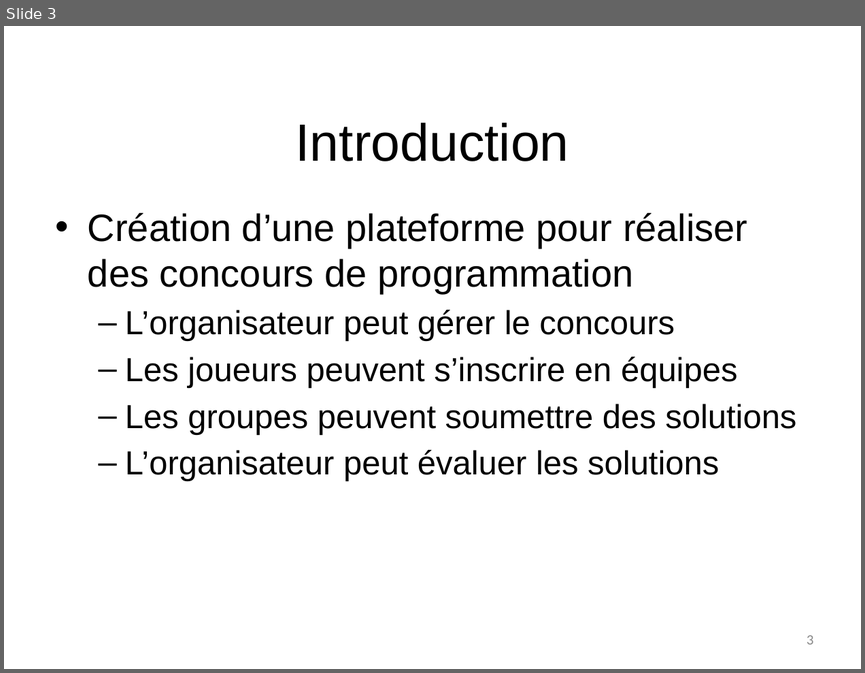
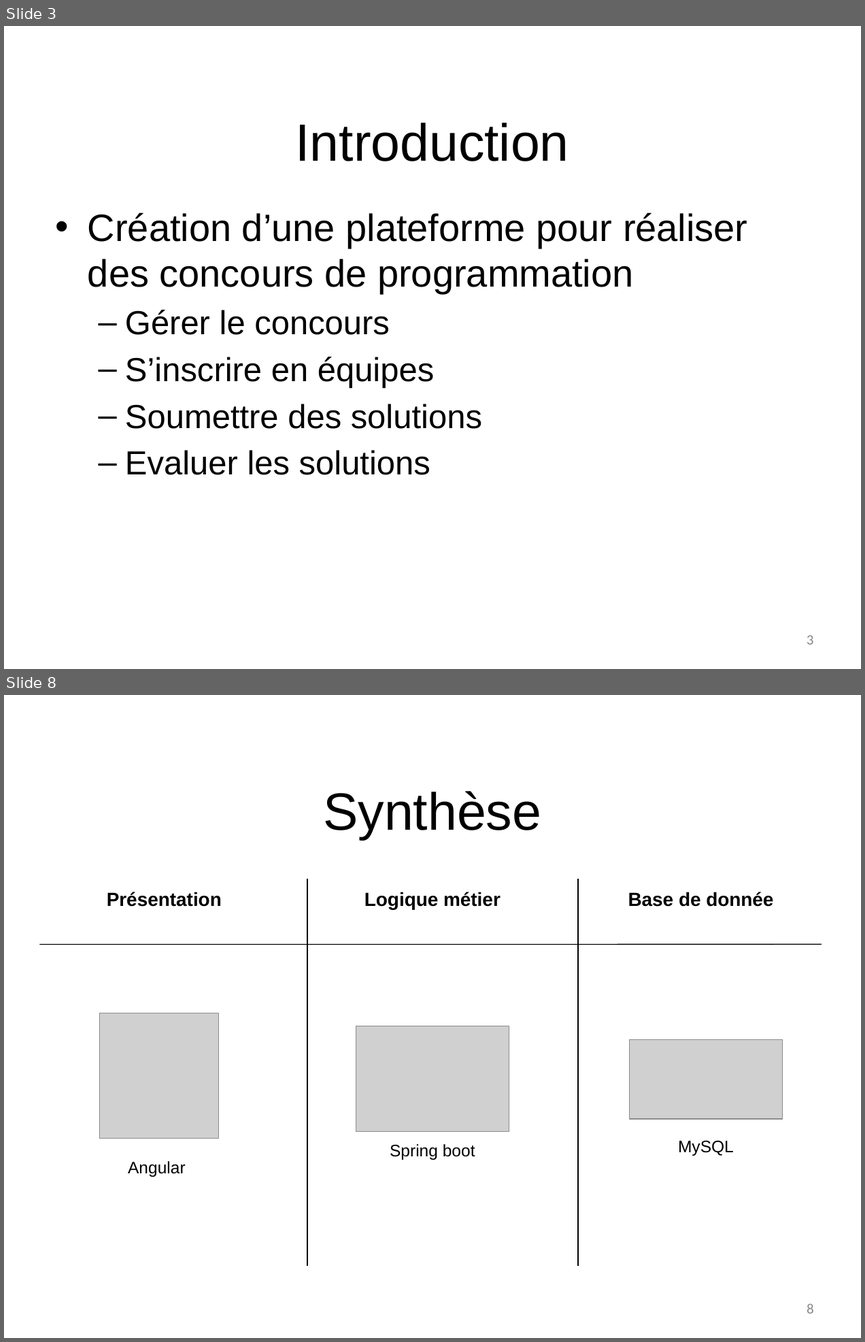
Before and after one commit to NicolasFuchs/Hashcode, a slide deck: Presentation/G6_presentation_intermediaire_fuchs_butty_rial.pptx. Shown one above the other, each under a label of ours: slide 3 before the commit, slides 3 and 8 after it; the slides between them are not shown. The pictures are 865x673 and 865x1342 pixels, drawn with LibreOffice and Linux fonts; fonts in the diff are those of the drawing; grey boxes stand for pictures; background and template pictures are left out. Boxes give left, top, right and bottom in pixels: in the first picture for what was removed or moved away, otherwise in the second. Text is boxed around its words. In the diff, an @@ line names an element or a change of style, - is before the commit and + after.

```diff
--- a/Presentation/G6_presentation_intermediaire_fuchs_butty_rial.pptx
+++ b/Presentation/G6_presentation_intermediaire_fuchs_butty_rial.pptx
@@ slide 8 added at [4, 695, 861, 1338], background #FFFFFF @@
@@ title added at [323, 791, 541, 840], 44 pt, text #000000 @@
+Synthèse
@@ text added at [107, 892, 222, 906], 16 pt, text #000000, bold @@
+Présentation
@@ line added from (307, 879) to (307, 1266), #000000 0.75 pt @@
@@ text added at [364, 892, 500, 909], 16 pt, text #000000, bold @@
+Logique métier
@@ line added from (578, 879) to (578, 1266), #000000 0.75 pt @@
@@ text added at [628, 892, 773, 906], 16 pt, text #000000, bold @@
+Base de donnée
@@ line added from (40, 945) to (821, 945), #000000 0.75 pt @@
@@ picture added at [99, 1013, 218, 1138] @@
@@ picture added at [356, 1025, 509, 1131] @@
@@ picture added at [630, 1040, 783, 1118] @@
@@ text added at [678, 1140, 734, 1155], 14 pt, text #000000 @@
+MySQL
@@ text added at [128, 1161, 186, 1176], 14 pt, text #000000 @@
+Angular
@@ text added at [390, 1144, 475, 1159], 14 pt, text #000000 @@
+Spring boot
@@ page number added at [806, 1304, 814, 1313], 12 pt, text #888888 @@
+8
@@ slide 3 changed as well @@
@@ text at [125, 310, 482, 475]: text changed @@
-  – L’organisateur peut gérer le concours
-  – Les joueurs peuvent s’inscrire en équipes
-  – Les groupes peuvent soumettre des solutions
-  – L’organisateur peut évaluer les solutions
+  – Gérer le concours
+  – S’inscrire en équipes
+  – Soumettre des solutions
+  – Evaluer les solutions
```
Also in this commit, not shown: 2 other slides changed, 8 other slides added, 7 slides removed, 9 other files.
